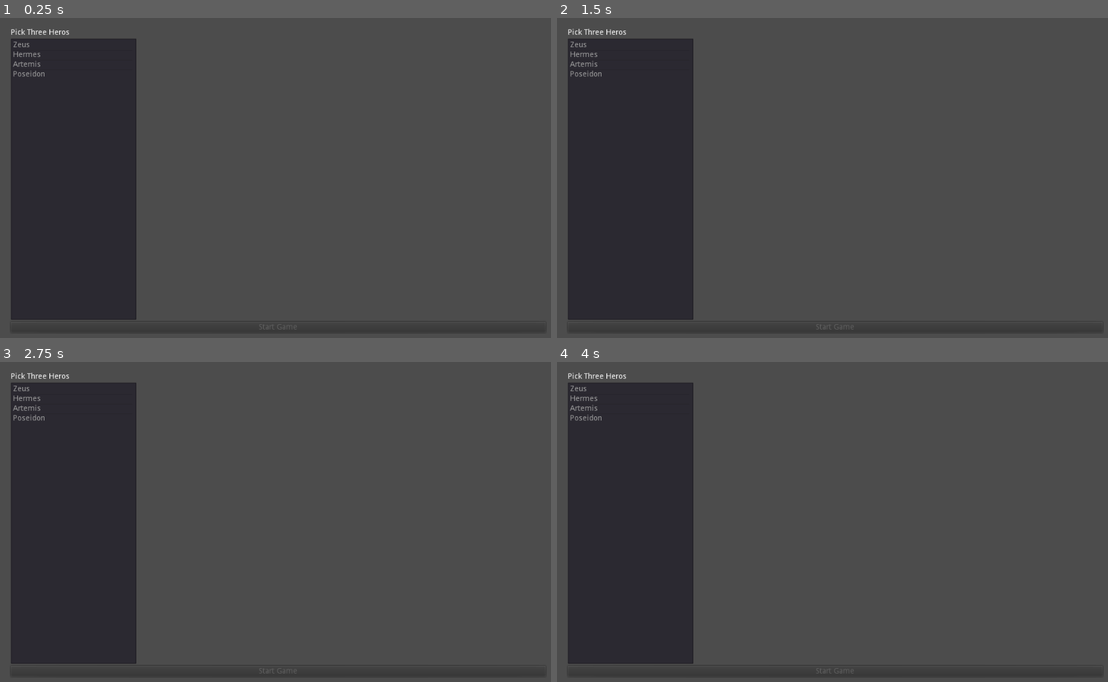
Above: before the commit, frames 1-4 (two rows, left to right).
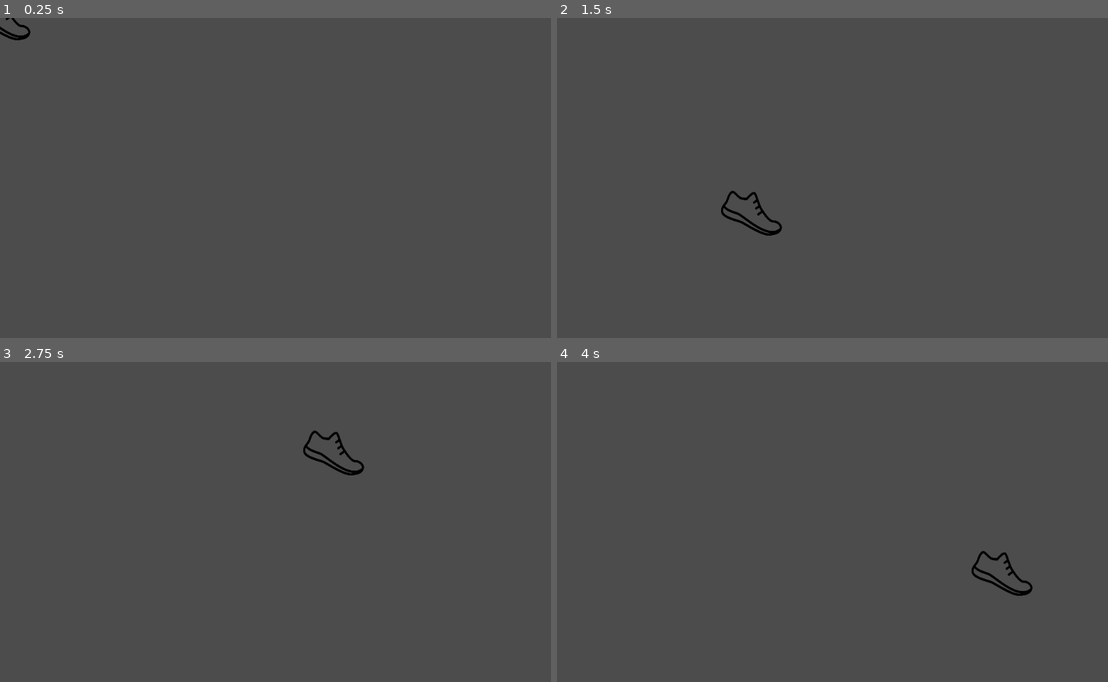
Above: after the commit, the same moments.

Repository: rachd/superhero-dispatcher
Game: Godot game, scene res://MyItems.tscn
The game is run twice, just before and just after one commit, with the same random seed, the same clock (stepped at 60 frames per second) and the same inputs. Before the commit the project starts from res://HeroPicker.tscn.
Inputs (mouse positions are in pixels of both pictures, inside the frame that each line leads up to):
- Up to frame 1 (0.25 s): no input
- Up to frame 2 (1.5 s): tap Enter at 0.5 s; move the mouse to (959, 165) at 0.52 s; click (959, 165) at 0.67 s; tap Space at 1.25 s; drag from (722, 197) to (804, 245) at 1.27 s
- Up to frame 3 (2.75 s): tap Enter at 2 s; move the mouse to (336, 451) at 2.02 s; click (336, 451) at 2.17 s
- Up to frame 4 (4 s): tap Space at 2.75 s; drag from (804, 589) to (667, 477) at 2.77 s; tap Enter at 3.5 s; move the mouse to (1003, 573) at 3.52 s; click (1003, 573) at 3.67 s

The runs differ from the first frame. In frame 1, 20% of the frame differs, in the area x 0-25%, y 0-95%; in frame 2, 20%, in the area x 2-41%, y 3-95%; in frame 3, 20%; in frame 4, 20%.

Commit message:
make items draggable

Diff:
--- /dev/null
+++ b/ItemIcon.gd
@@ -0,0 +1,31 @@
+extends StaticBody2D
+
+var dragging = false
+
+signal dragsignal;
+
+func _ready():
+	connect("dragsignal",self,"_set_drag_pc")
+
+
+
+func _process(delta):
+	if dragging:
+		var mousepos = get_viewport().get_mouse_position()
+		self.position = Vector2(mousepos.x, mousepos.y)
+
+
+
+func _set_drag_pc():
+	dragging=!dragging
+
+
+func _input(event):
+	if event is InputEventMouseButton:
+		if event.button_index == BUTTON_LEFT and event.pressed:
+			emit_signal("dragsignal")
+		elif event.button_index == BUTTON_LEFT and !event.pressed:
+			emit_signal("dragsignal")
+	elif event is InputEventScreenTouch:
+		if event.pressed and event.get_index() == 0:
+			self.position = event.get_position()
--- /dev/null
+++ b/ItemIcon.tscn
@@ -0,0 +1,20 @@
+[gd_scene load_steps=4 format=2]
+
+[ext_resource path="res://ItemIcon.gd" type="Script" id=1]
+[ext_resource path="res://assets/shoe.png" type="Texture" id=2]
+
+[sub_resource type="RectangleShape2D" id=1]
+extents = Vector2( 8.54234, 26.8689 )
+
+[node name="ItemIcon" type="StaticBody2D"]
+input_pickable = true
+script = ExtResource( 1 )
+
+[node name="CollisionShape2D" type="CollisionShape2D" parent="."]
+scale = Vector2( -7.71104, 1.79176 )
+shape = SubResource( 1 )
+
+[node name="Sprite" type="Sprite" parent="."]
+scale = Vector2( 0.196679, 0.217265 )
+texture = ExtResource( 2 )
+[connection signal="input_event" from="." to="." method="_on_ItemIcon_input_event"]
--- /dev/null
+++ b/MyItems.tscn
@@ -0,0 +1,9 @@
+[gd_scene load_steps=2 format=2]
+
+[ext_resource path="res://ItemIcon.tscn" type="PackedScene" id=1]
+
+[node name="MyItems" type="Control"]
+anchor_right = 1.0
+anchor_bottom = 1.0
+
+[node name="ItemIcon" parent="." instance=ExtResource( 1 )]
--- a/project.godot
+++ b/project.godot
@@ -16,7 +16,7 @@
 [application]
 
 config/name="SuperheroDispatcher"
-run/main_scene="res://HeroPicker.tscn"
+run/main_scene="res://MyItems.tscn"
 config/icon="res://icon.png"
 
 [autoload]
Binary file added: assets/shoe.png
Not shown, added: assets/shoe.png.import
